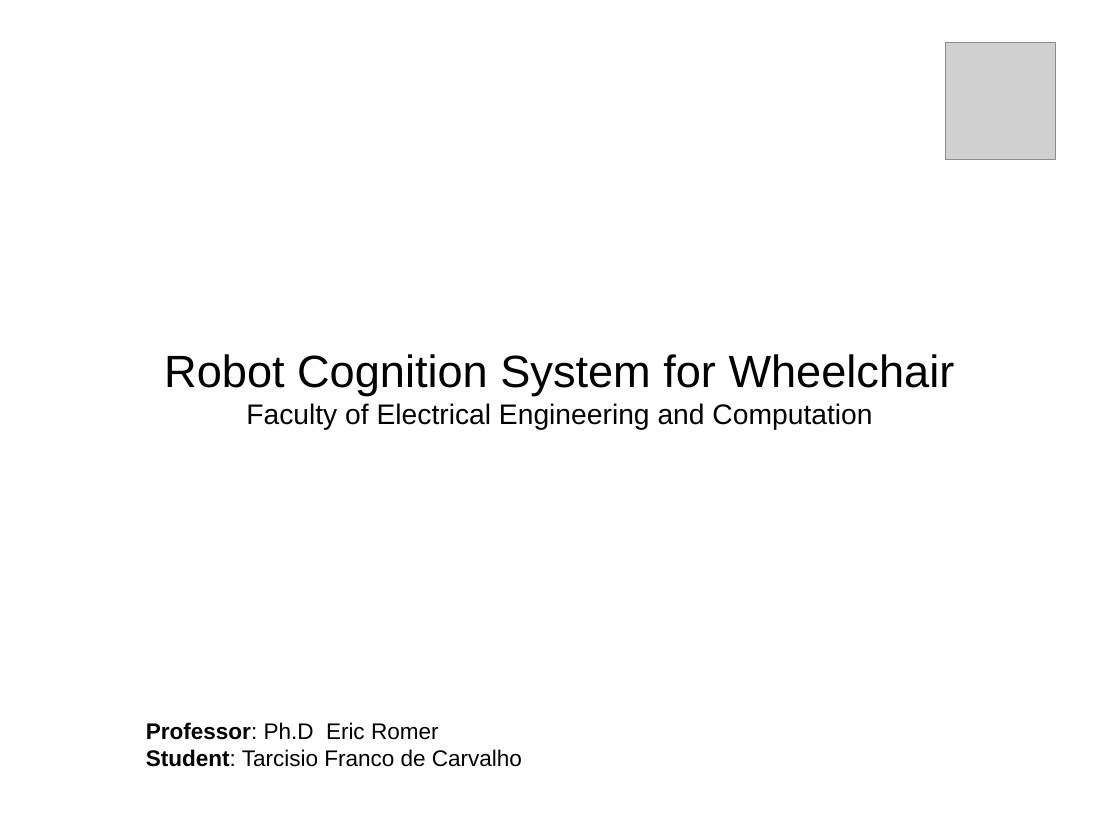
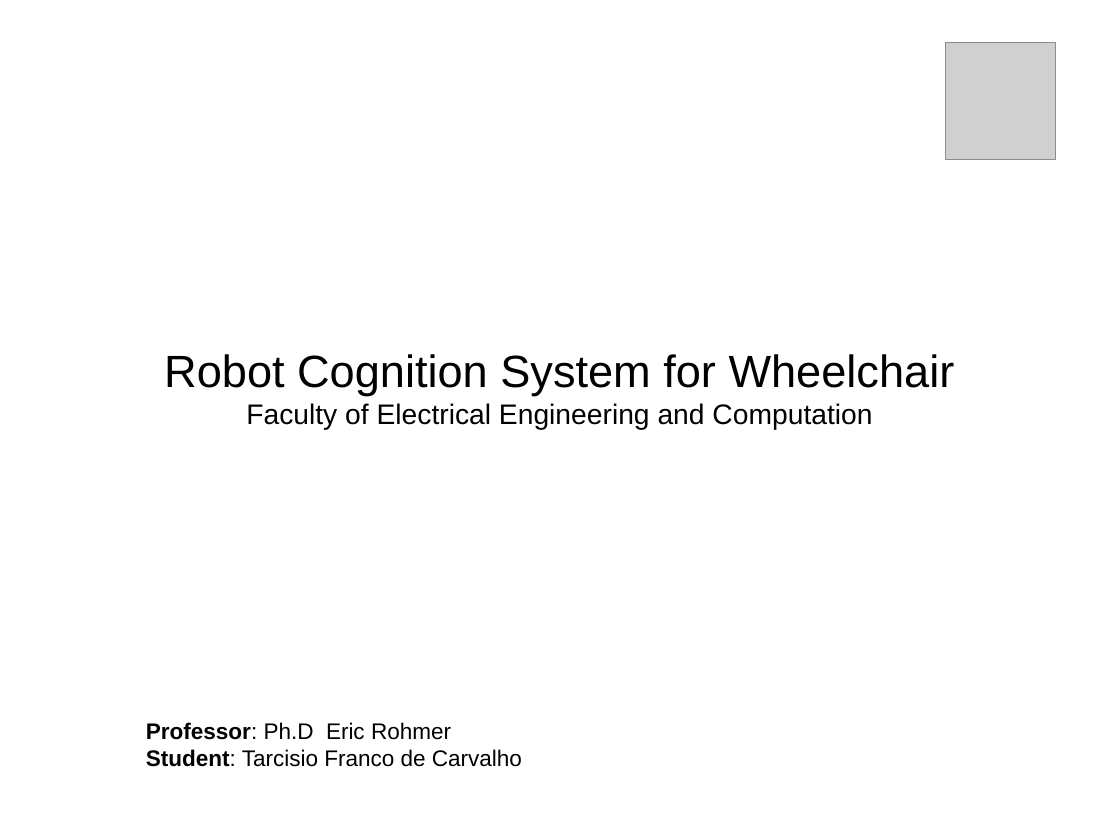
Before and after one commit to tarcisiofcarvalho/robot_cognition_system, a slide deck: slide 1 of documentation/Presentation.odp. Drawn at 1120x840 pixels with LibreOffice and Linux fonts; fonts in the diff are those of the drawing; grey boxes stand for pictures. Boxes give left, top, right and bottom in pixels: in the first picture for what was removed or moved away, otherwise in the second. Text is boxed around its words. In the diff, an @@ line names an element or a change of style, - is before the commit and + after.

```diff
--- a/documentation/Presentation.odp
+++ b/documentation/Presentation.odp
@@ text at (x1=146, y1=722, x2=451, y2=740): text changed @@
-Professor: Ph.D Eric Romer
+Professor: Ph.D Eric Rohmer
```
Also in this commit, not shown: 4 other slides changed, 5 other files.
